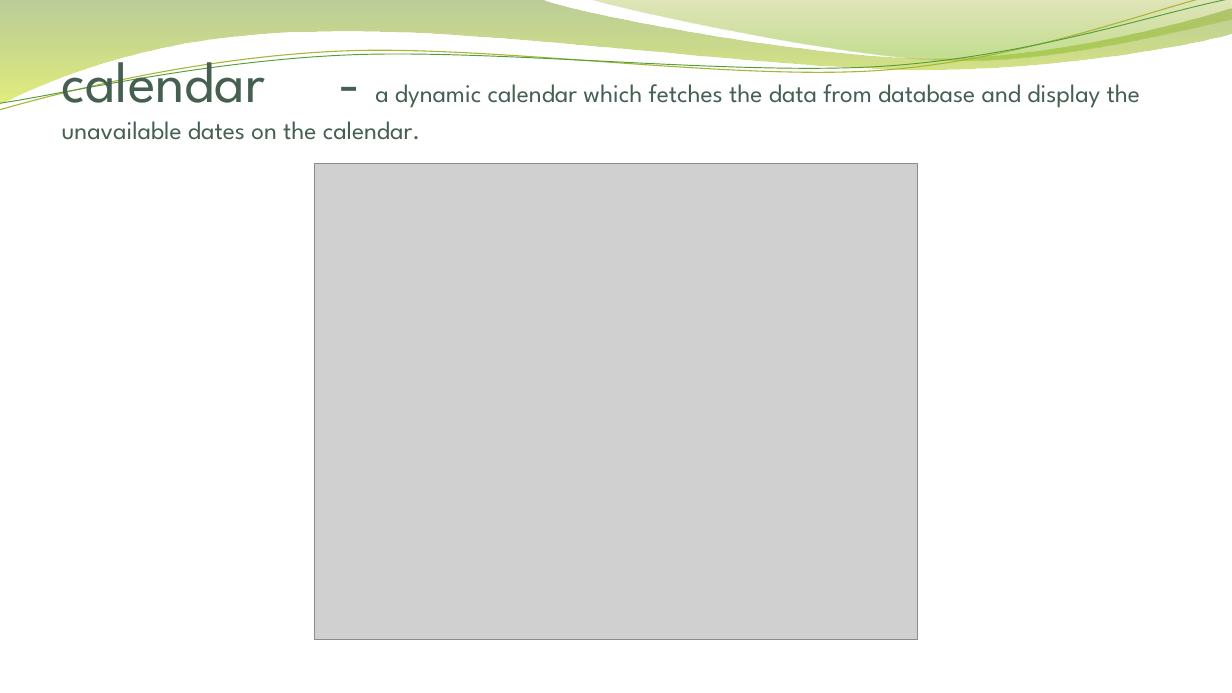
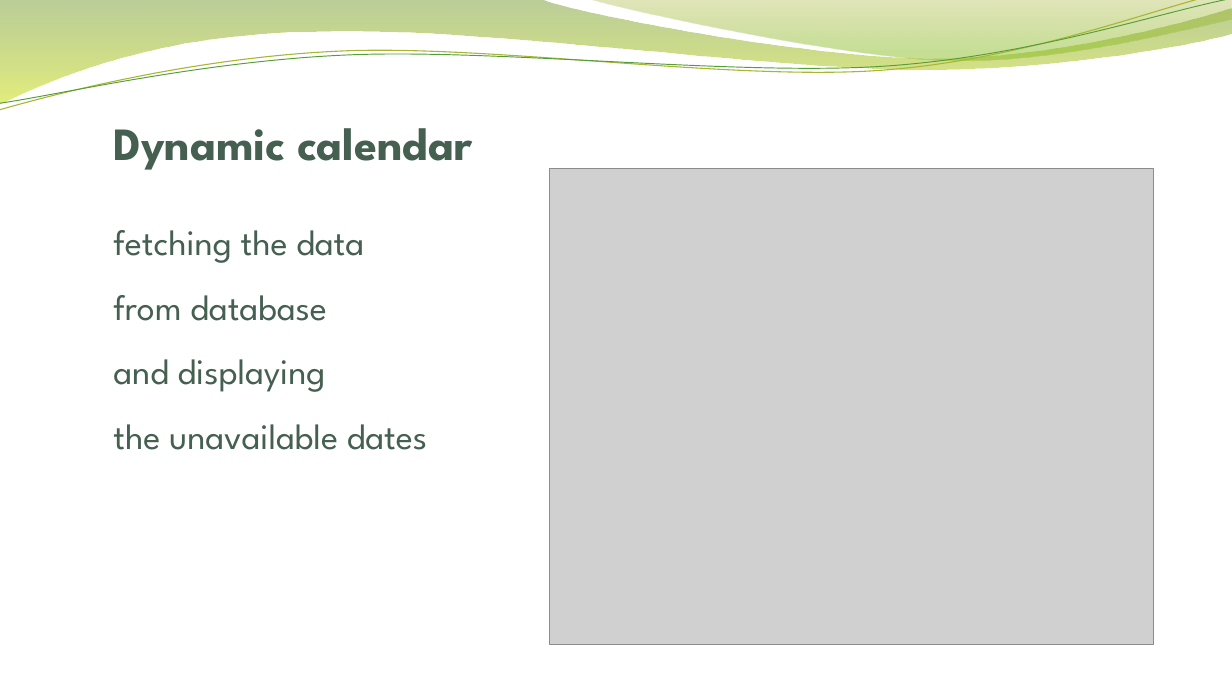
Before and after one commit to QianGaoProject/php, a slide deck: slide 4 of presentation/easy move_DF.pptx. Drawn at 1232x693 pixels with LibreOffice and Linux fonts; fonts in the diff are those of the drawing; grey boxes stand for pictures; background and template pictures are left out. Boxes give left, top, right and bottom in pixels: in the first picture for what was removed or moved away, otherwise in the second. Text is boxed around its words. In the diff, an @@ line names an element or a change of style, - is before the commit and + after.

```diff
--- a/presentation/easy move_DF.pptx
+++ b/presentation/easy move_DF.pptx
@@ title at (113, 128, 472, 450): text changed; size 19.8 to 27.9 pt @@
-calendar - a dynamic calendar which fetches the data from database and display the unavailable dates on the calendar.
+Dynamic calendar
+fetching the data
+from database
+and displaying
+the unavailable dates
@@ picture: place and size @@
-picture at (314, 164, 918, 640)
+picture at (550, 168, 1153, 644)
```
Also in this commit, not shown: 9 other slides changed, 4 other files.
